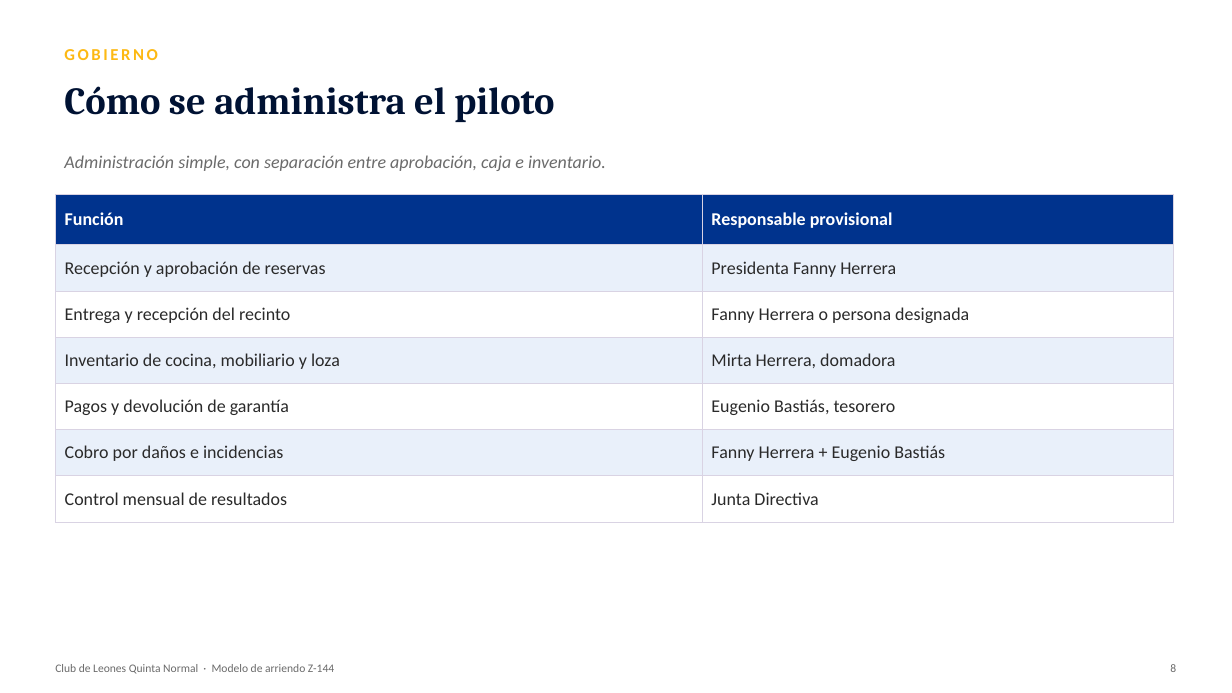
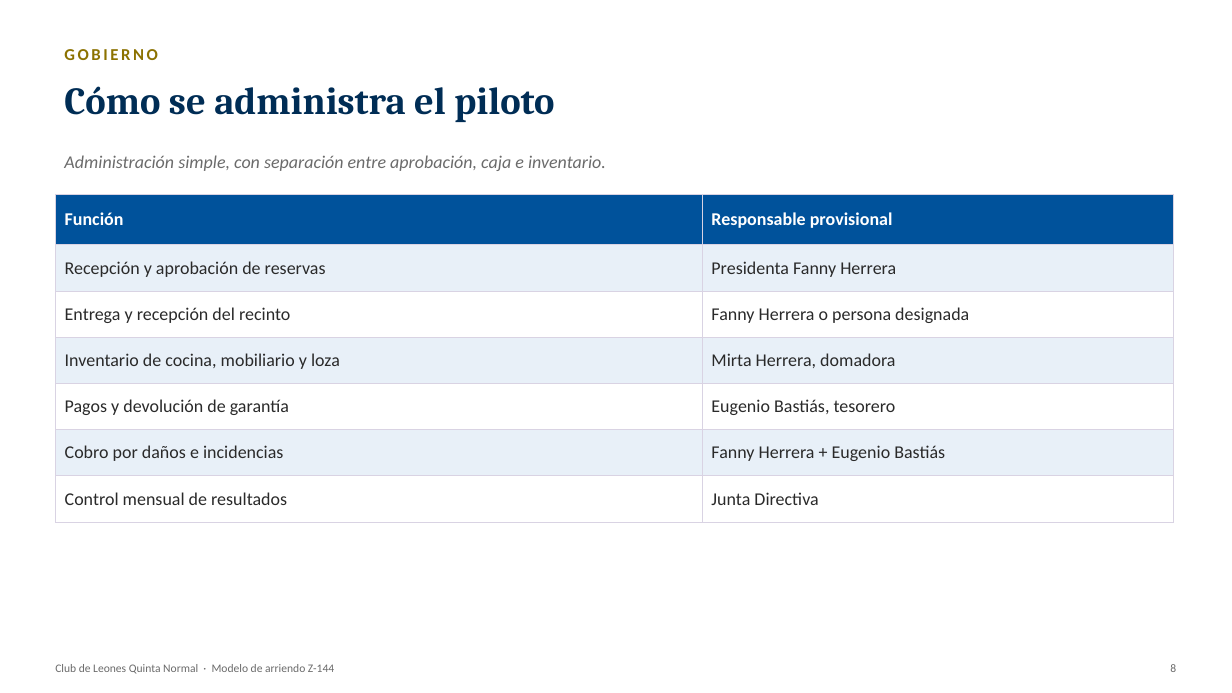
Before and after one commit to wbarrientosd-svg/claude, a slide deck: slide 8 of informes/Presentacion_Modelo_Arriendo_Club_Leones_Z144.pptx. Drawn at 1232x693 pixels with LibreOffice and Linux fonts; fonts in the diff are those of the drawing. Boxes give left, top, right and bottom in pixels: in the first picture for what was removed or moved away, otherwise in the second. Text is boxed around its words. In the diff, an @@ line names an element or a change of style, - is before the commit and + after.

```diff
--- a/informes/Presentacion_Modelo_Arriendo_Club_Leones_Z144.pptx
+++ b/informes/Presentacion_Modelo_Arriendo_Club_Leones_Z144.pptx
@@ text "GOBIERNO" at bbox=[64, 49, 157, 60]: text colour #FDB913 to #8C7200 @@
@@ text "Cómo se administra el piloto" at bbox=[64, 86, 554, 122]: text colour #001233 to #002D55 @@
@@ table at bbox=[55, 194, 1174, 518] @@
@@ fill #00338D to #00529B in row 1 @@
@@ fill #E9F0FA to #E8F0F8 in 6 cells @@
```
Also in this commit, not shown: 9 other slides changed, 1 other file.
